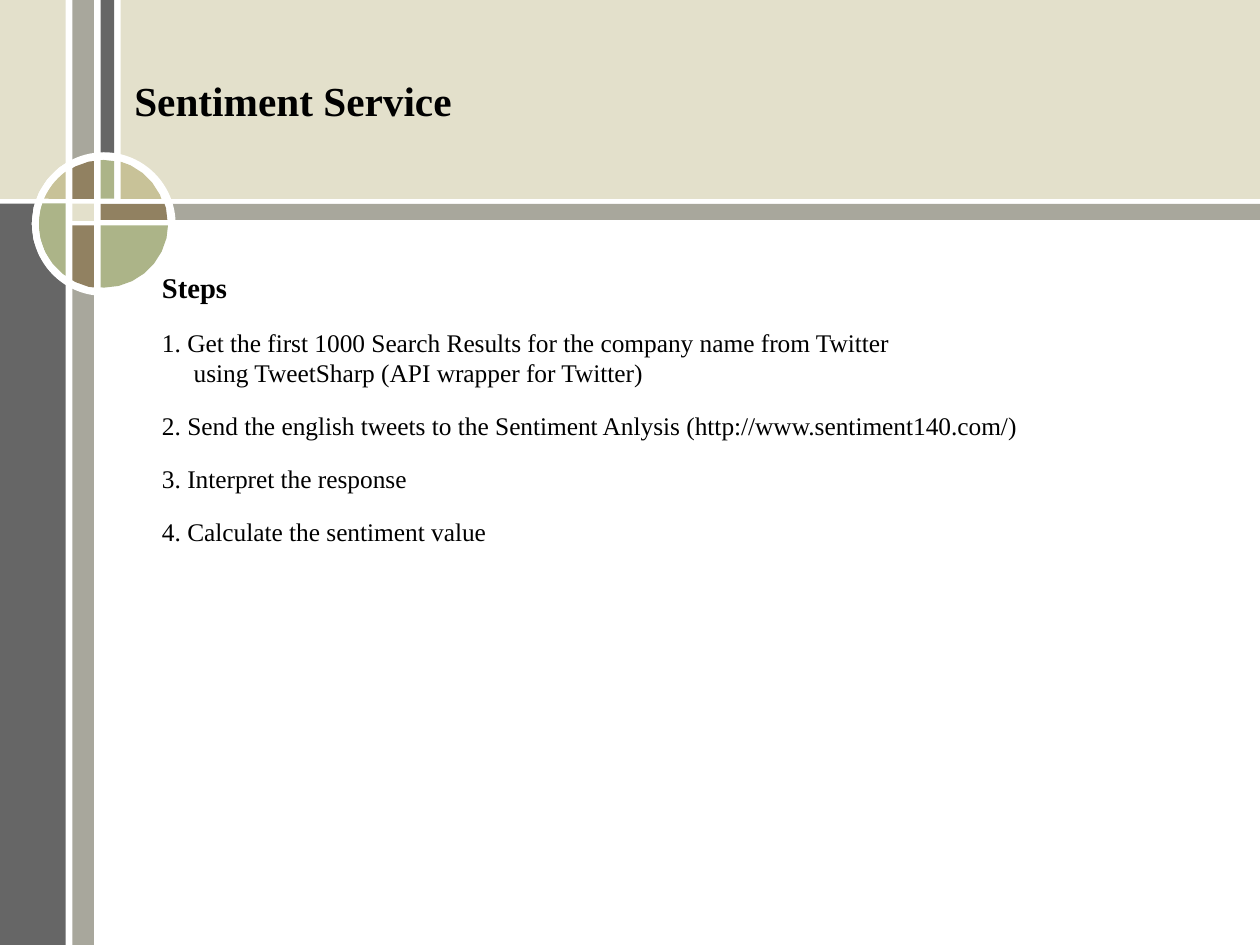
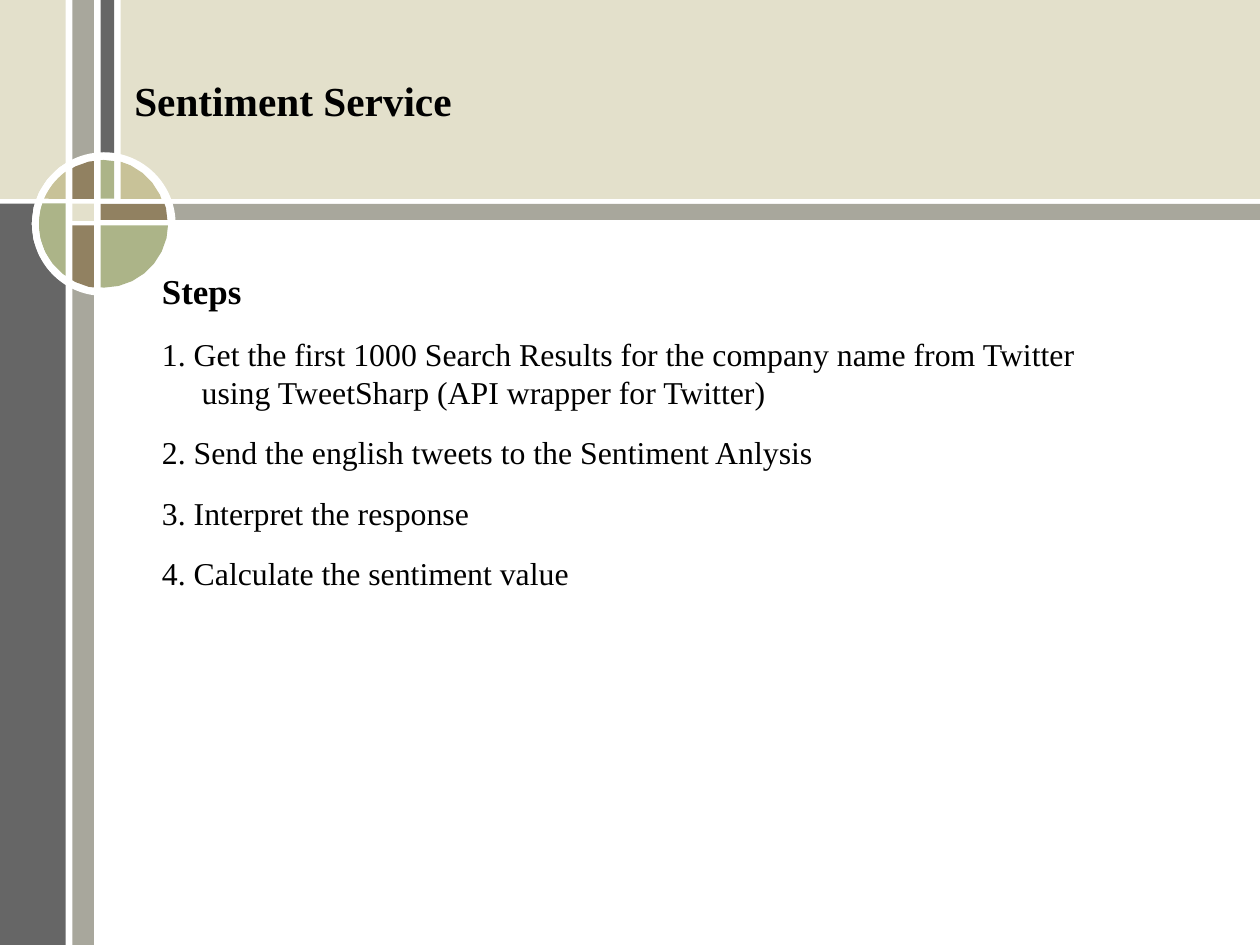
Before and after one commit to ERit/aic_group2_topic1, a slide deck: slide 6 of Stage1.odp. Drawn at 1260x945 pixels with LibreOffice and Linux fonts; fonts in the diff are those of the drawing. Boxes give left, top, right and bottom in pixels: in the first picture for what was removed or moved away, otherwise in the second. Text is boxed around its words. In the diff, an @@ line names an element or a change of style, - is before the commit and + after.

Commit message:
ppt

```diff
--- a/Stage1.odp
+++ b/Stage1.odp
@@ text at box(162, 281, 1074, 586): size 18 to 22 pt in "Steps"; size 16 to 20 pt in "1. Get the first 1000 Search Results ...", "3. Interpret the response", "4. Calculate the sentiment value" @@
@@ text at box(162, 442, 812, 471): text changed; size 16 to 20 pt @@
-2. Send the english tweets to the Sentiment Anlysis (http://www.sentiment140.com/)
+2. Send the english tweets to the Sentiment Anlysis
```
Also in this commit, not shown: 4 other slides changed, 1 other file.
